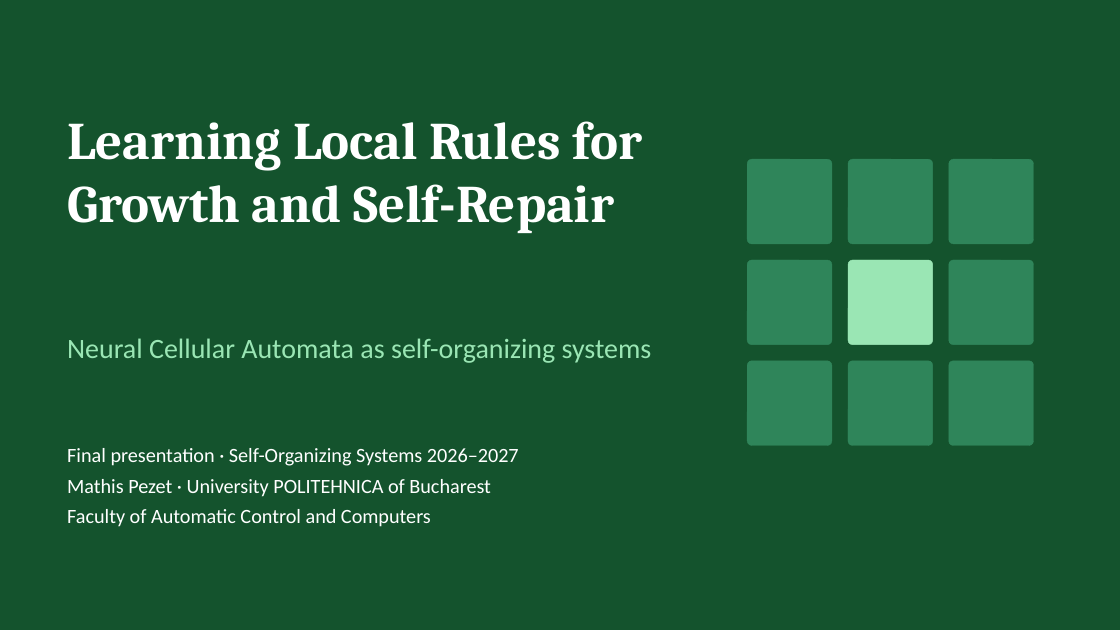
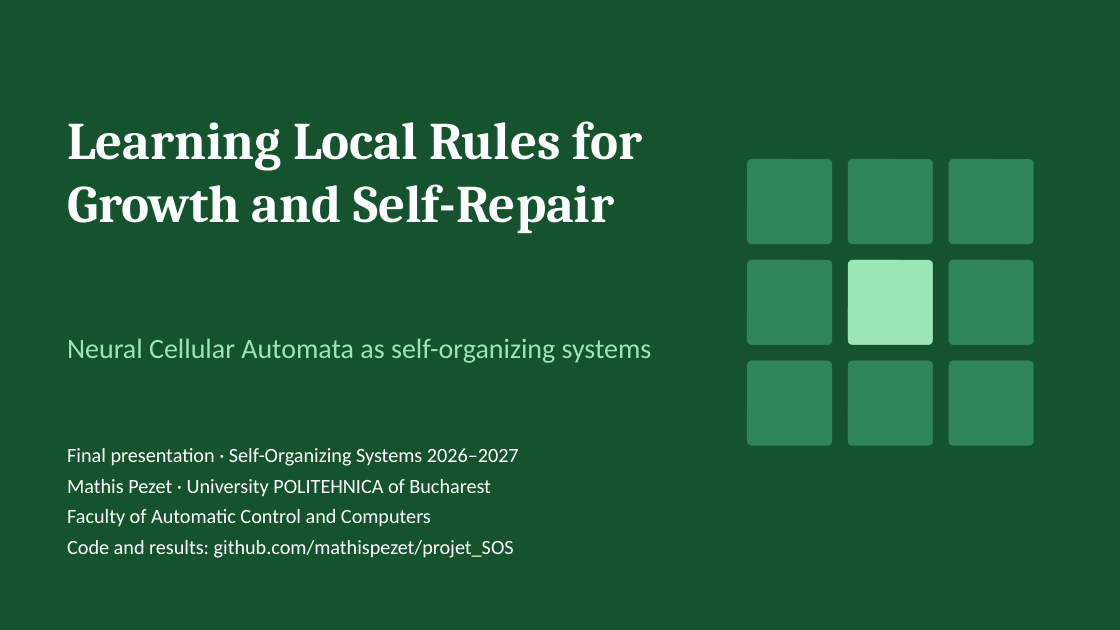
Before and after one commit to mathispezet/projet_SOS, a slide deck: slide 1 of report/SOS_final_presentation_NCA.pptx. Drawn at 1120x630 pixels with LibreOffice and Linux fonts; fonts in the diff are those of the drawing. Boxes give left, top, right and bottom in pixels: in the first picture for what was removed or moved away, otherwise in the second. Text is boxed around its words. In the diff, an @@ line names an element or a change of style, - is before the commit and + after.

```diff
--- a/report/SOS_final_presentation_NCA.pptx
+++ b/report/SOS_final_presentation_NCA.pptx
@@ text at <box>67,540,514,558</box>: paragraph added @@
+Code and results: github.com/mathispezet/projet_SOS
```
Also in this commit, not shown: 1 other slide changed, 1 other file.
